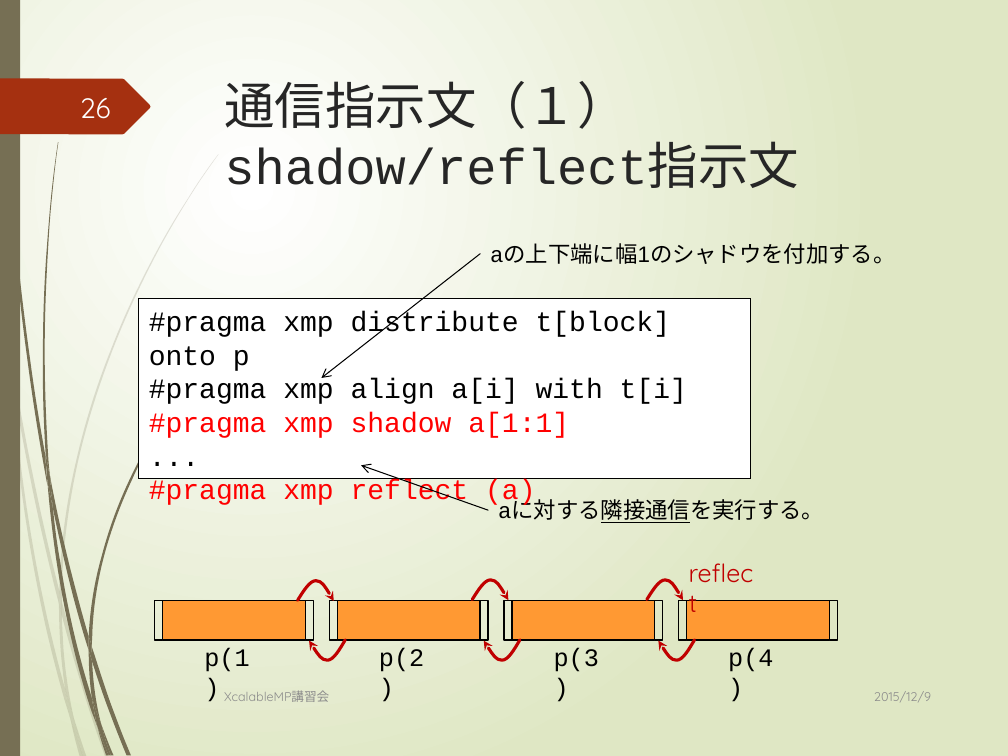
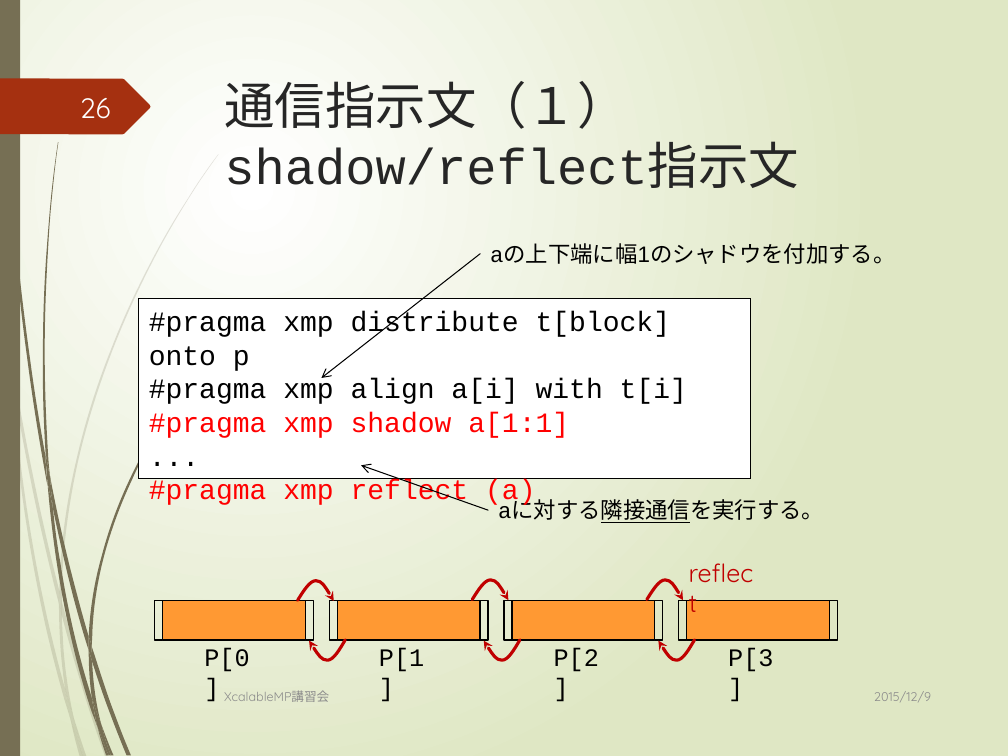
Before and after one commit to XcalableMP/Lecture, a slide deck: slide 26 of beginner/1.overview.pptx. Drawn at 1008x756 pixels with LibreOffice and Linux fonts; fonts in the diff are those of the drawing. Boxes give left, top, right and bottom in pixels: in the first picture for what was removed or moved away, otherwise in the second. Text is boxed around its words. In the diff, an @@ line names an element or a change of style, - is before the commit and + after.

```diff
--- a/beginner/1.overview.pptx
+++ b/beginner/1.overview.pptx
@@ text at bbox=[204, 648, 249, 672]: text changed @@
-p(1)
+P[0]
@@ text at bbox=[379, 648, 424, 672]: text changed @@
-p(2)
+P[1]
@@ text at bbox=[554, 648, 599, 672]: text changed @@
-p(3)
+P[2]
@@ text at bbox=[728, 648, 773, 672]: text changed @@
-p(4)
+P[3]
```
Also in this commit, not shown: 2 other slides changed, 1 other file.
